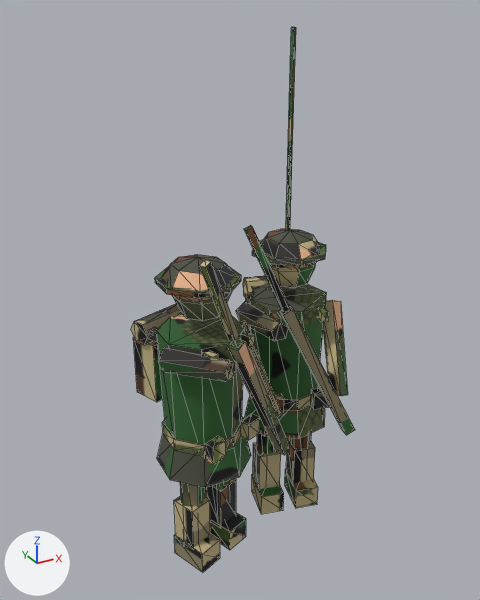
A saved change to the glTF model game/assets/models/sentry_dl6_green.glb.
Rendered twice from a camera (50 mm lens) standing at (-0.332, -0.581, 0.609) and looking at (-0.003, 0.018, 0.31). The lights are fixed; the arrows at lower left show +X, +Y and +Z. The picture after the commit comes second. Mesh edges are drawn as thin lines. Vertices at exactly the same position are counted once.

The scene before the commit, as lines of its bpy script (objects in view):
```python
me_cone = bpy.data.meshes.new('Cone')
me_cone.from_pydata(...)  # 528 vertices, 824 faces; spans x -0.12..0.132, y -0.102..0.116, z 0.0..0.589
me_cone.materials.append(mat_baked)  # picture img_bake
ob_sentry_dl6_green = bpy.data.objects.new('sentry_dl6_green', me_cone)
ob_sentry_dl6_green.location = (0.0, 0.0, 0.0)
```
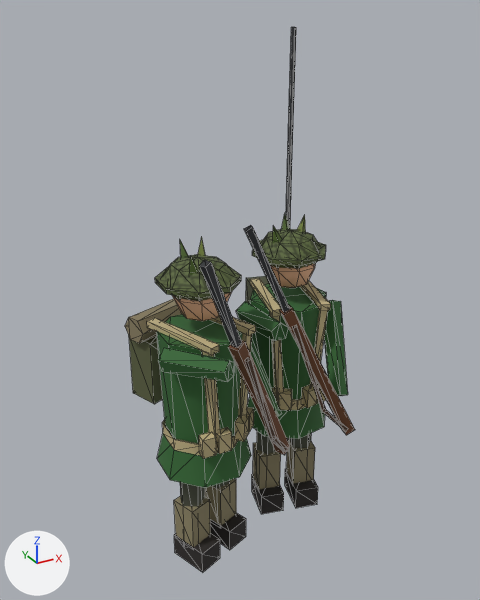
The change in detail:
me_cone is used by ob_sentry_dl6_green; location (0.0, 0.0, 0.0).
me_cone had 528 vertices, 824 faces and spanned x -0.12..0.132, y -0.102..0.116, z 0.0..0.589.
me_cone now has 650 vertices, 996 faces and spans x -0.125..0.132, y -0.102..0.116, z 0.0..0.589.
me_cone part 1: the loose piece of 8 vertices spanning x -0.116..-0.043, y 0.027..0.081, z 0.202..0.273 is scaled about its middle by (1.06, 1.08, 1.07), then moved by (-0.001, 0.004, 0.0).
me_cone part 2: the loose piece of 12 vertices spanning x -0.12..-0.039, y 0.027..0.08, z 0.273..0.297 is scaled about its middle by (1.1, 1.09, 1.07), then moved by (-0.001, 0.004, 0.004).
Part 3, on me_cone:
76 vertices are removed from x -0.107..0.124, y -0.061..0.108, z 0.165..0.297.
116 faces are deleted.
120 vertices are added at x -0.108..0.115, y -0.089..0.084, z 0.148..0.297.
32 new vertices lie (0.0, 0.0, 0.023) away from vertices in x -0.085..0.1, y -0.053..0.011, z 0.169.
16 new vertices lie (0.0, 0.0, 0.007) away from vertices in x -0.108..0.115, y -0.056..0.084, z 0.294.
252 new faces join them.
Part 4, on me_cone:
15 vertices are added at x -0.08..-0.042, y -0.022..0.029, z 0.357..0.389.
18 new faces join them.
Part 5, on me_cone:
15 vertices are added at x 0.042..0.097, y 0.017..0.059, z 0.357..0.389.
18 new faces join them.
me_cone part 6: 664 kept faces spanning x -0.12..0.132, y -0.102..0.116, z 0.0..0.589 get new texture (UV) coordinates.
Other edits to the shape of me_cone do not show in these pictures.

Where the change shows, as pixel boxes (x1, y1, x2, y2) in the pictures (480 x 600 px; the box of a moved part takes in the faces that stretch with it):
'sentry_dl6_green', reshaped: before (131, 27, 355, 572); after (125, 27, 355, 572)
part 1 of me_cone, moved or reshaped: before (133, 337, 163, 402); after (129, 335, 163, 404)
part 2 of me_cone, moved or reshaped: before (131, 304, 182, 345); after (125, 299, 182, 343)
part 3 of me_cone, built on: before (150, 275, 329, 464); after (147, 278, 348, 459)
part 4 of me_cone, added: after (180, 237, 205, 276)
part 5 of me_cone, added (mostly hidden): after (272, 214, 305, 244)
part 6 of me_cone, surface changed: (155, 27, 355, 572) in both
